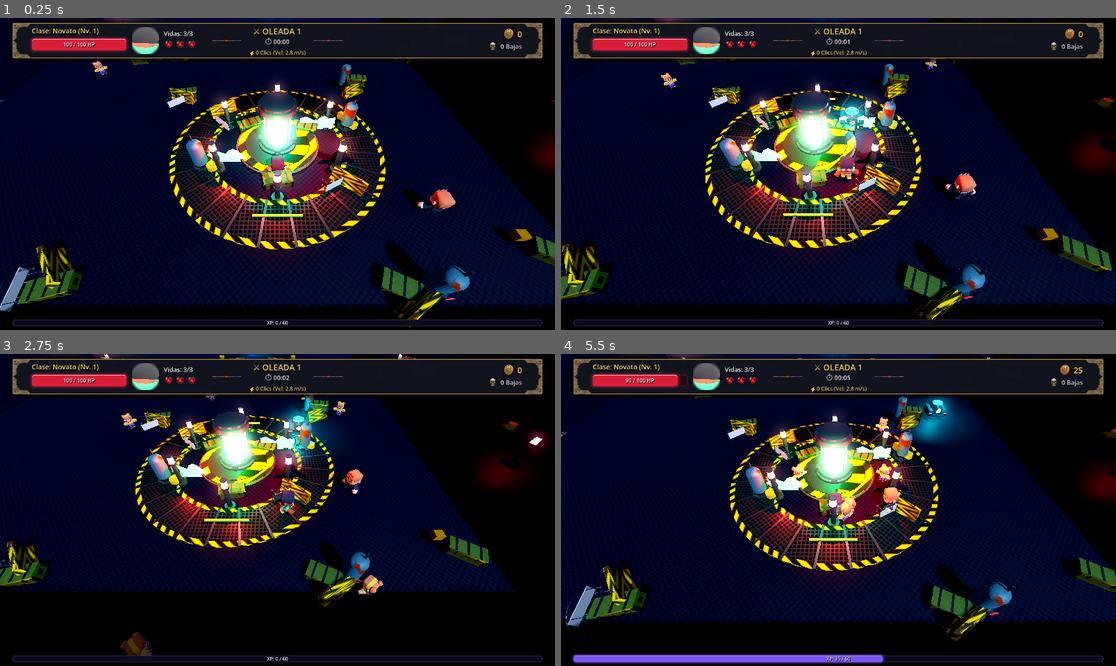
Above: before the commit, frames 1-4 (two rows, left to right).
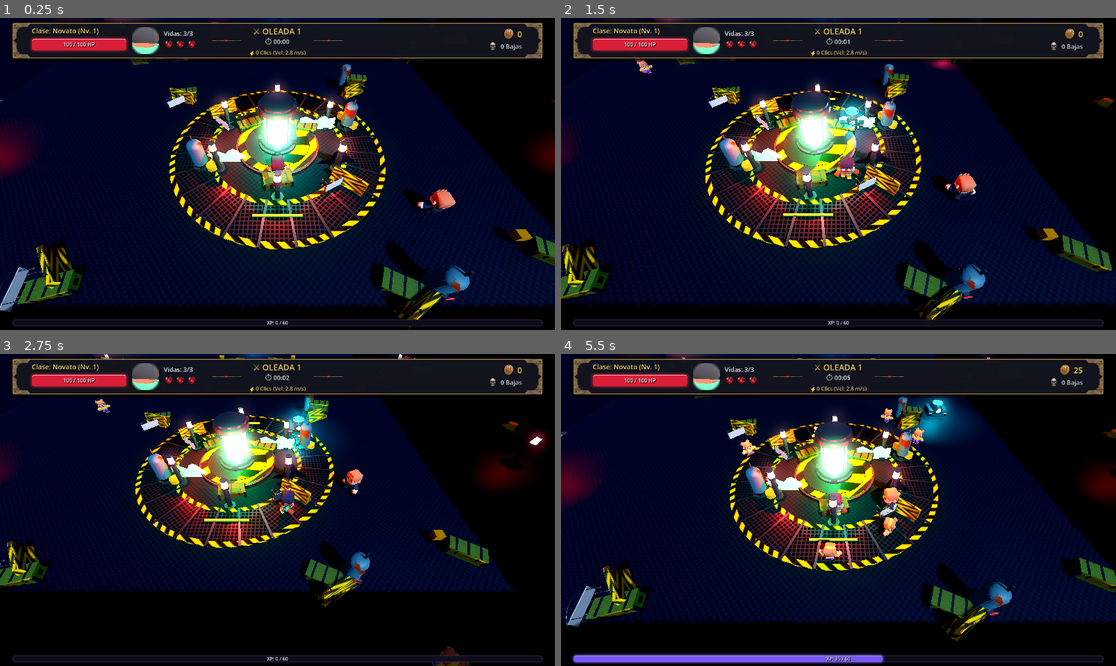
Above: after the commit, the same moments.

Repository: Project-Duplaa/Click-the-button-3D
Game: Godot game, scene res://main.tscn
Same seed, same stepped clock (60 frames per second), same inputs: the game is played once before the commit and once after it.
Inputs (mouse positions are in pixels of both pictures, inside the frame that each line leads up to):
- Up to frame 1 (0.25 s): no input
- Up to frame 2 (1.5 s): tap Enter (ui_accept) at 0.5, 0.77 s; move the mouse to (960, 158) at 0.52 s; hold D (move_right) 0.53-1.28 s; hold Right mouse button (bloquear) 0.53-1.28 s; click (960, 158) at 0.67 s; move the mouse to (727, 189) at 1.27 s; hold S (move_down) from 1.28 s (still down); tap Shift (correr) at 1.35 s
- Up to frame 3 (2.75 s): tap Enter (ui_accept) at 1.52 s; move the mouse to (333, 441) at 2.02 s; release S (move_down) at 2.03 s; hold D (move_right) from 2.03 s (still down); hold F from 2.03 s (still down)
- Up to frame 4 (5.5 s): move the mouse to (810, 572) at 2.77 s; release D (move_right) at 2.78 s; release F at 2.78 s; hold W (move_up) 2.78-3.53 s; tap Q at 2.85 s; click (810, 572) at 2.92 s; tap Enter (ui_accept) at 3.02, 3.77, 4.52 s; move the mouse to (1005, 556) at 3.52 s; hold Right mouse button (bloquear) 3.53-4.28 s; hold A (move_left) 3.53-5.03 s; move the mouse to (672, 463) at 4.27 s; tap Shift (correr) at 4.35 s; move the mouse to (866, 510) at 5.02 s; hold S (move_down) from 5.03 s (still down); hold F from 5.03 s (still down); click (866, 510) at 5.17 s

The runs differ from the first frame. In frame 1, 2.8% of the frame differs, in the area x 0-62%, y 1-80%; in frame 2, 2.7%; in frame 3, 2.5%; in frame 4, 4.0%, in the area x 0-66%, y 6-74%.

Commit message:
feat(spawner): implementar portales luminosos telegrafiados con codigo de colores para la aparicion de enemigos y jefes

Diff:
--- a/audio_manager.gd
+++ b/audio_manager.gd
@@ -48,6 +48,8 @@
 	_sonidos["impacto_flecha"] = _sintetizar_impacto_flecha()
 	_sonidos["disparo_arquero"] = _sintetizar_disparo_arquero()
 	_sonidos["golpe_impacto"] = _sintetizar_golpe_impacto()
+	_sonidos["portal_spawn"] = _sintetizar_portal_spawn()
+	_sonidos["portal_emergencia"] = _sintetizar_portal_emergencia()
 
 func reproducir(nombre_sonido: String, tono: float = 1.0, volumen_db: float = 0.0):
 	if not _sonidos.has(nombre_sonido) or not is_inside_tree():
@@ -299,3 +301,28 @@
 		var c = sin(TAU * 2500.0 * t) * 0.20
 		return (a + b + c) * env
 	)
+
+func _sintetizar_portal_spawn() -> AudioStreamWAV:
+	var sr = 22050
+	var dur = 0.42
+	var n = int(sr * dur)
+	return _crear_wav_8bit(n, sr, func(t: float, i: int, total: int):
+		var frac = float(i) / total
+		var env = sin(frac * PI)
+		var freq = 120.0 + 360.0 * (frac * frac)
+		var mod = sin(TAU * 22.0 * t) * 0.3
+		return (sin(TAU * (freq + mod * 50.0) * t) * 0.7 + sin(TAU * freq * 1.5 * t) * 0.3) * env
+	)
+
+func _sintetizar_portal_emergencia() -> AudioStreamWAV:
+	var sr = 22050
+	var dur = 0.28
+	var n = int(sr * dur)
+	return _crear_wav_8bit(n, sr, func(t: float, i: int, total: int):
+		var frac = float(i) / total
+		var env = exp(-frac * 7.0)
+		var f = 320.0 - frac * 160.0
+		var sub = sin(TAU * f * t) * 0.65
+		var snap = (randf() * 2.0 - 1.0) * 0.35
+		return (sub + snap) * env
+	)
--- a/oleadas_spawner.gd
+++ b/oleadas_spawner.gd
@@ -10,6 +10,7 @@
 @export var bruto_escena: PackedScene = preload("res://bruto.tscn")
 @export var mini_jefe_escena: PackedScene = preload("res://mini_jefe.tscn")
 @export var parca_roja_escena: PackedScene = preload("res://parca_roja.tscn")
+@export var portal_spawn_escena: PackedScene = preload("res://portal_spawn.tscn")
 
 @export var intervalo_oleada: float = 16.0
 @export var radio_spawn: float = 26.0
@@ -52,14 +53,14 @@
 		return
 	_mini_jefe_spawned = true
 	print(">>> [OleadasSpawner] ¡MINI-JEFE GLADIADOR INVOCADO! <<<")
-	_spawn_enemigo(mini_jefe_escena, 0.0)
+	_spawn_enemigo(mini_jefe_escena, 0.0, 0.0, true)
 
 func spawn_parca_roja():
 	if _parca_spawned:
 		return
 	_parca_spawned = true
 	print(">>> [OleadasSpawner] ¡LA PARCA ROJA HA SIDO INVOCADA! <<<")
-	_spawn_enemigo(parca_roja_escena, 0.0)
+	_spawn_enemigo(parca_roja_escena, 0.0, 0.0, true)
 
 func _generar_oleada(num: int):
 	print("--- INICIANDO OLEADA ", num, " EN ARENA 60x60 ---")
@@ -79,74 +80,74 @@
 	if num == 1:
 		# Fase 1: Calentamiento de espectros (6)
 		for i in range(6):
-			_spawn_enemigo(espectro_escena, 0.0)
+			_spawn_enemigo(espectro_escena, 0.0, i * 0.15)
 	elif num == 2:
 		# Fase 1b: Espectros + primer contacto de infantería
 		for i in range(7):
-			_spawn_enemigo(espectro_escena, 0.0)
+			_spawn_enemigo(espectro_escena, 0.0, i * 0.12)
 		for i in range(2):
-			_spawn_enemigo(guardia_escena, 0.0)
+			_spawn_enemigo(guardia_escena, 0.0, 0.5 + i * 0.2)
 	elif num == 3:
 		# Fase 2: Introducción táctica de Arqueros y Kamikazes explosivos
 		for i in range(2):
-			_spawn_enemigo(arquero_escena, 0.0)
+			_spawn_enemigo(arquero_escena, 0.0, i * 0.2)
 		for i in range(2):
-			_spawn_enemigo(kamikaze_escena, 0.0)
+			_spawn_enemigo(kamikaze_escena, 0.0, 0.3 + i * 0.2)
 		for i in range(3):
-			_spawn_enemigo(guardia_escena, 4.0)
+			_spawn_enemigo(guardia_escena, 4.0, 0.5 + i * 0.2)
 		for i in range(5):
-			_spawn_enemigo(espectro_escena, 2.0)
+			_spawn_enemigo(espectro_escena, 2.0, 0.8 + i * 0.15)
 	elif num == 4:
 		# Fase 2b: Entrada del temible Berserker con carga furiosa
-		_spawn_enemigo(berserker_escena, 0.0)
+		_spawn_enemigo(berserker_escena, 0.0, 0.0)
 		for i in range(3):
-			_spawn_enemigo(arquero_escena, 4.0)
+			_spawn_enemigo(arquero_escena, 4.0, 0.2 + i * 0.15)
 		for i in range(2):
-			_spawn_enemigo(kamikaze_escena, 0.0)
+			_spawn_enemigo(kamikaze_escena, 0.0, 0.4 + i * 0.2)
 		for i in range(4):
-			_spawn_enemigo(guardia_escena, 6.0)
+			_spawn_enemigo(guardia_escena, 6.0, 0.6 + i * 0.15)
 		for i in range(6):
-			_spawn_enemigo(espectro_escena, 4.0)
+			_spawn_enemigo(espectro_escena, 4.0, 0.8 + i * 0.12)
 	elif num == 5:
 		# Fase 3: Mini-Jefe Gladiador de Élite + Horda táctica
-		_spawn_enemigo(bruto_escena, 0.0)
+		_spawn_enemigo(bruto_escena, 0.0, 0.0)
 		for i in range(2):
-			_spawn_enemigo(berserker_escena, 5.0)
+			_spawn_enemigo(berserker_escena, 5.0, 0.2 + i * 0.2)
 		for i in range(2):
-			_spawn_enemigo(arquero_escena, 5.0)
+			_spawn_enemigo(arquero_escena, 5.0, 0.4 + i * 0.2)
 		for i in range(6):
-			_spawn_enemigo(espectro_escena, 5.0)
+			_spawn_enemigo(espectro_escena, 5.0, 0.6 + i * 0.12)
 	elif num <= 9:
 		# Fase 4: Hordas masivas mixtas estilo Vampire Survivors
 		var extra = (num - 5) * 5.0
-		_spawn_enemigo(bruto_escena, extra * 1.5)
+		_spawn_enemigo(bruto_escena, extra * 1.5, 0.0)
 		for i in range(2):
-			_spawn_enemigo(berserker_escena, extra)
+			_spawn_enemigo(berserker_escena, extra, 0.15 + i * 0.15)
 		for i in range(3):
-			_spawn_enemigo(arquero_escena, extra * 0.7)
+			_spawn_enemigo(arquero_escena, extra * 0.7, 0.3 + i * 0.15)
 		for i in range(3):
-			_spawn_enemigo(kamikaze_escena, extra * 0.5)
+			_spawn_enemigo(kamikaze_escena, extra * 0.5, 0.45 + i * 0.15)
 		for i in range(5):
-			_spawn_enemigo(guardia_escena, extra)
+			_spawn_enemigo(guardia_escena, extra, 0.6 + i * 0.12)
 		for i in range(8):
-			_spawn_enemigo(espectro_escena, extra * 0.4)
+			_spawn_enemigo(espectro_escena, extra * 0.4, 0.8 + i * 0.1)
 	else:
 		# Fase 5: Hordas de asedio pre-Parca Roja
 		var extra = (num - 9) * 8.0
 		for i in range(2):
-			_spawn_enemigo(bruto_escena, extra * 1.8)
+			_spawn_enemigo(bruto_escena, extra * 1.8, i * 0.2)
 		for i in range(3):
-			_spawn_enemigo(berserker_escena, extra)
+			_spawn_enemigo(berserker_escena, extra, 0.2 + i * 0.15)
 		for i in range(4):
-			_spawn_enemigo(arquero_escena, extra * 0.8)
+			_spawn_enemigo(arquero_escena, extra * 0.8, 0.4 + i * 0.12)
 		for i in range(4):
-			_spawn_enemigo(kamikaze_escena, extra * 0.6)
+			_spawn_enemigo(kamikaze_escena, extra * 0.6, 0.5 + i * 0.12)
 		for i in range(6):
-			_spawn_enemigo(guardia_escena, extra)
+			_spawn_enemigo(guardia_escena, extra, 0.65 + i * 0.1)
 		for i in range(10):
-			_spawn_enemigo(espectro_escena, extra * 0.4)
+			_spawn_enemigo(espectro_escena, extra * 0.4, 0.8 + i * 0.08)
 
-func _spawn_enemigo(escena: PackedScene, vida_extra: float):
+func _spawn_enemigo(escena: PackedScene, vida_extra: float, retraso: float = 0.0, es_jefe: bool = false):
 	if escena == null:
 		return
 
@@ -155,15 +156,30 @@
 	if enemigos_activos >= max_enemigos_concurrentes:
 		return
 
+	if retraso > 0.0:
+		await get_tree().create_timer(retraso).timeout
+		if not is_inside_tree():
+			return
+		# Volver a verificar límite tras la espera
+		enemigos_activos = get_tree().get_nodes_in_group("enemigos").size()
+		if enemigos_activos >= max_enemigos_concurrentes:
+			return
+
 	var angulo = randf() * TAU
 	var pos = Vector3(cos(angulo) * radio_spawn, 0.0, sin(angulo) * radio_spawn)
 	# Mantener dentro de los muros de la arena 60x60
-	pos.x = clampf(pos.x, -27.0, 27.0)
-	pos.z = clampf(pos.z, -27.0, 27.0)
+	pos.x = clampf(pos.x, -26.0, 26.0)
+	pos.z = clampf(pos.z, -26.0, 26.0)
 
-	var enemigo = escena.instantiate()
-	get_parent().add_child(enemigo)
-	enemigo.global_position = pos
-	if "vida_maxima" in enemigo:
-		enemigo.vida_maxima += vida_extra
-		enemigo.vida = enemigo.vida_maxima
+	if portal_spawn_escena != null:
+		var portal = portal_spawn_escena.instantiate()
+		get_parent().add_child(portal)
+		portal.global_position = pos
+		portal.preparar_spawn(escena, vida_extra, es_jefe)
+	else:
+		var enemigo = escena.instantiate()
+		get_parent().add_child(enemigo)
+		enemigo.global_position = pos
+		if "vida_maxima" in enemigo:
+			enemigo.vida_maxima += vida_extra
+			enemigo.vida = enemigo.vida_maxima
--- /dev/null
+++ b/portal_spawn.gd
@@ -0,0 +1,168 @@
+class_name PortalSpawn
+extends Node3D
+
+# ==============================================================================
+# Portal de Spawn Telegrafiado - Clicklike 3D
+# Muestra una grieta de invocación luminosa para advertir al jugador dónde y
+# cuándo va a aparecer un enemigo.
+# ==============================================================================
+
+const AudioManager = preload("res://audio_manager.gd")
+
+signal enemigo_spawneado(enemigo: Node3D)
+
+@export var duracion_telegrafo: float = 0.85
+@export var es_jefe: bool = false
+@export var color_portal: Color = Color(1.0, 0.22, 0.32, 1.0)
+
+var escena_enemigo: PackedScene = null
+var vida_extra: float = 0.0
+
+var _tiempo: float = 0.0
+var _spawneado: bool = false
+var _factor_escala: float = 1.0
+
+@onready var anillo_exterior: MeshInstance3D = $AnilloExterior
+@onready var anillo_interior: MeshInstance3D = $AnilloInterior
+@onready var vortice: MeshInstance3D = $Vortice
+@onready var haz_vertical: MeshInstance3D = $HazVertical
+@onready var onda_expansion: MeshInstance3D = $OndaExpansion
+@onready var nodos_orbitales: Node3D = $NodosOrbitales
+@onready var luz: OmniLight3D = $LuzPortal
+
+func preparar_spawn(escena: PackedScene, vida_adicional: float = 0.0, jefe: bool = false):
+	escena_enemigo = escena
+	vida_extra = vida_adicional
+	es_jefe = jefe
+
+	if es_jefe:
+		duracion_telegrafo = 1.4
+		_factor_escala = 1.9
+		color_portal = Color(0.88, 0.15, 1.0, 1.0) # Púrpura abisal para Jefes
+	elif escena != null:
+		var path_str = escena.resource_path.to_lower()
+		if "kamikaze" in path_str:
+			color_portal = Color(0.2, 1.0, 0.35, 1.0) # Verde radioactivo / tóxico
+		elif "bruto" in path_str or "berserker" in path_str:
+			color_portal = Color(1.0, 0.5, 0.1, 1.0) # Naranja ígneo / asedio
+		elif "espectro" in path_str:
+			color_portal = Color(0.25, 0.85, 1.0, 1.0) # Cian espectral
+		else:
+			color_portal = Color(1.0, 0.22, 0.32, 1.0) # Carmesí advertencia estándar
+
+func _ready():
+	_aplicar_color()
+
+	# Inicia pequeño y hace pop elástico
+	scale = Vector3(0.01, 0.01, 0.01)
+
+	# Sonido de apertura
+	if es_jefe:
+		AudioManager.play("jefe_alerta", 1.0, 1.0)
+	else:
+		AudioManager.play("portal_spawn", randf_range(0.95, 1.1), -3.0)
+
+	var tween = create_tween()
+	var escala_final = Vector3.ONE * _factor_escala
+	tween.tween_property(self, "scale", escala_final, 0.32).set_trans(Tween.TRANS_BACK).set_ease(Tween.EASE_OUT)
+
+func _process(delta: float):
+	_tiempo += delta
+
+	# Rotación continua del vórtice
+	if anillo_exterior != null:
+		anillo_exterior.rotate_y(delta * 3.6)
+	if anillo_interior != null:
+		anillo_interior.rotate_y(-delta * 5.2)
+	if nodos_orbitales != null:
+		nodos_orbitales.rotate_y(delta * 4.2)
+
+	# Pulso de la luz
+	if luz != null:
+		var pulso = sin(_tiempo * 16.0) * 0.5 + 0.5
+		luz.light_energy = (2.2 + pulso * 1.6) * _factor_escala
+
+	# Onda de expansión en el suelo
+	if onda_expansion != null:
+		var frac = fmod(_tiempo * 2.4, 1.0)
+		var s = lerpf(0.35, 1.35, frac)
+		onda_expansion.scale = Vector3(s, 1.0, s)
+		if onda_expansion.material_override != null:
+			onda_expansion.material_override.albedo_color.a = (1.0 - frac) * 0.75
+
+	# Haz vertical pulsante
+	if haz_vertical != null:
+		var pulso_haz = sin(_tiempo * 10.0) * 0.15 + 0.85
+		haz_vertical.scale = Vector3(pulso_haz, 1.0, pulso_haz)
+
+	# Disparar aparición del enemigo al terminar el tiempo de telegrafo
+	if not _spawneado and _tiempo >= duracion_telegrafo:
+		_ejecutar_spawn_enemigo()
+
+func _ejecutar_spawn_enemigo():
+	_spawneado = true
+
+	if escena_enemigo != null and is_inside_tree():
+		var enemigo = escena_enemigo.instantiate()
+		get_parent().add_child(enemigo)
+		enemigo.global_position = global_position
+
+		if "vida_maxima" in enemigo:
+			enemigo.vida_maxima += vida_extra
+			enemigo.vida = enemigo.vida_maxima
+
+		# Animación de emergencia suave para que emerja de la grieta
+		enemigo.scale = Vector3(0.05, 0.05, 0.05)
+		var t_enemigo = enemigo.create_tween()
+		t_enemigo.tween_property(enemigo, "scale", Vector3.ONE, 0.2).set_trans(Tween.TRANS_BACK).set_ease(Tween.EASE_OUT)
+
+		emit_signal("enemigo_spawneado", enemigo)
+
+	# Sonido y destello de energía al salir el enemigo
+	AudioManager.play("portal_emergencia", randf_range(0.95, 1.1), -2.0)
+	if luz != null:
+		luz.light_energy = 5.5 * _factor_escala
+
+	# Animación de contracción y desaparición del portal
+	var t_cierre = create_tween()
+	t_cierre.set_parallel(true)
+	t_cierre.tween_property(self, "scale", Vector3(0.01, 2.5 * _factor_escala, 0.01), 0.25).set_trans(Tween.TRANS_QUAD).set_ease(Tween.EASE_IN)
+	if luz != null:
+		t_cierre.tween_property(luz, "light_energy", 0.0, 0.25)
+	t_cierre.chain().tween_callback(queue_free)
+
+func _aplicar_color():
+	if luz != null:
+		luz.light_color = color_portal
+
+	var mat_emision = StandardMaterial3D.new()
+	mat_emision.shading_mode = BaseMaterial3D.SHADING_MODE_UNSHADED
+	mat_emision.albedo_color = color_portal
+	mat_emision.emission_enabled = true
+	mat_emision.emission = color_portal
+	mat_emision.emission_energy_multiplier = 2.4
+	mat_emision.transparency = BaseMaterial3D.TRANSPARENCY_ALPHA
+
+	if anillo_exterior != null:
+		anillo_exterior.material_override = mat_emision
+	if anillo_interior != null:
+		anillo_interior.material_override = mat_emision
+
+	if onda_expansion != null:
+		var mat_onda = mat_emision.duplicate()
+		mat_onda.albedo_color.a = 0.7
+		onda_expansion.material_override = mat_onda
+
+	if haz_vertical != null:
+		var mat_haz = StandardMaterial3D.new()
+		mat_haz.shading_mode = BaseMaterial3D.SHADING_MODE_UNSHADED
+		mat_haz.transparency = BaseMaterial3D.TRANSPARENCY_ALPHA
+		mat_haz.blend_mode = BaseMaterial3D.BLEND_MODE_ADD
+		mat_haz.cull_mode = BaseMaterial3D.CULL_DISABLED
+		mat_haz.albedo_color = Color(color_portal.r, color_portal.g, color_portal.b, 0.32)
+		haz_vertical.material_override = mat_haz
+
+	if nodos_orbitales != null:
+		for n in nodos_orbitales.get_children():
+			if n is MeshInstance3D:
+				n.material_override = mat_emision
--- /dev/null
+++ b/portal_spawn.tscn
@@ -0,0 +1,88 @@
+[gd_scene format=3 uid="uid://blynp0750i2kp"]
+
+[ext_resource type="Script" path="res://portal_spawn.gd" id="1_script"]
+
+[sub_resource type="StandardMaterial3D" id="MatVortice"]
+albedo_color = Color(0.04, 0.02, 0.06, 0.95)
+roughness = 0.25
+
+[sub_resource type="TorusMesh" id="Torus_Exterior"]
+inner_radius = 0.95
+outer_radius = 1.15
+rings = 24
+ring_segments = 12
+
+[sub_resource type="TorusMesh" id="Torus_Interior"]
+inner_radius = 0.65
+outer_radius = 0.75
+rings = 18
+ring_segments = 8
+
+[sub_resource type="CylinderMesh" id="Cylinder_Vortice"]
+material = SubResource("MatVortice")
+top_radius = 0.85
+bottom_radius = 0.85
+height = 0.015
+
+[sub_resource type="CylinderMesh" id="Cylinder_Haz"]
+top_radius = 0.65
+bottom_radius = 0.95
+height = 2.0
+
+[sub_resource type="TorusMesh" id="Torus_Onda"]
+inner_radius = 0.85
+outer_radius = 0.95
+rings = 16
+ring_segments = 6
+
+[sub_resource type="BoxMesh" id="Box_Nodo"]
+size = Vector3(0.12, 0.08, 0.12)
+
+[node name="PortalSpawn" type="Node3D"]
+script = ExtResource("1_script")
+
+[node name="AnilloExterior" type="MeshInstance3D" parent="."]
+transform = Transform3D(1, 0, 0, 0, 1, 0, 0, 0, 1, 0, 0.03, 0)
+mesh = SubResource("Torus_Exterior")
+
+[node name="AnilloInterior" type="MeshInstance3D" parent="."]
+transform = Transform3D(1, 0, 0, 0, 1, 0, 0, 0, 1, 0, 0.035, 0)
+mesh = SubResource("Torus_Interior")
+
+[node name="Vortice" type="MeshInstance3D" parent="."]
+transform = Transform3D(1, 0, 0, 0, 1, 0, 0, 0, 1, 0, 0.02, 0)
+mesh = SubResource("Cylinder_Vortice")
+
+[node name="HazVertical" type="MeshInstance3D" parent="."]
+transform = Transform3D(1, 0, 0, 0, 1, 0, 0, 0, 1, 0, 1.0, 0)
+mesh = SubResource("Cylinder_Haz")
+
+[node name="OndaExpansion" type="MeshInstance3D" parent="."]
+transform = Transform3D(1, 0, 0, 0, 1, 0, 0, 0, 1, 0, 0.025, 0)
+mesh = SubResource("Torus_Onda")
+
+[node name="NodosOrbitales" type="Node3D" parent="."]
+transform = Transform3D(1, 0, 0, 0, 1, 0, 0, 0, 1, 0, 0.05, 0)
+
+[node name="Nodo1" type="MeshInstance3D" parent="NodosOrbitales"]
+transform = Transform3D(1, 0, 0, 0, 1, 0, 0, 0, 1, 1.0, 0, 0)
+mesh = SubResource("Box_Nodo")
+
+[node name="Nodo2" type="MeshInstance3D" parent="NodosOrbitales"]
+transform = Transform3D(1, 0, 0, 0, 1, 0, 0, 0, 1, -1.0, 0, 0)
+mesh = SubResource("Box_Nodo")
+
+[node name="Nodo3" type="MeshInstance3D" parent="NodosOrbitales"]
+transform = Transform3D(1, 0, 0, 0, 1, 0, 0, 0, 1, 0, 0, 1.0)
+mesh = SubResource("Box_Nodo")
+
+[node name="Nodo4" type="MeshInstance3D" parent="NodosOrbitales"]
+transform = Transform3D(1, 0, 0, 0, 1, 0, 0, 0, 1, 0, 0, -1.0)
+mesh = SubResource("Box_Nodo")
+
+[node name="LuzPortal" type="OmniLight3D" parent="."]
+transform = Transform3D(1, 0, 0, 0, 1, 0, 0, 0, 1, 0, 0.8, 0)
+light_color = Color(1, 0.25, 0.35, 1)
+light_energy = 2.4
+omni_range = 6.5
+shadow_enabled = false
